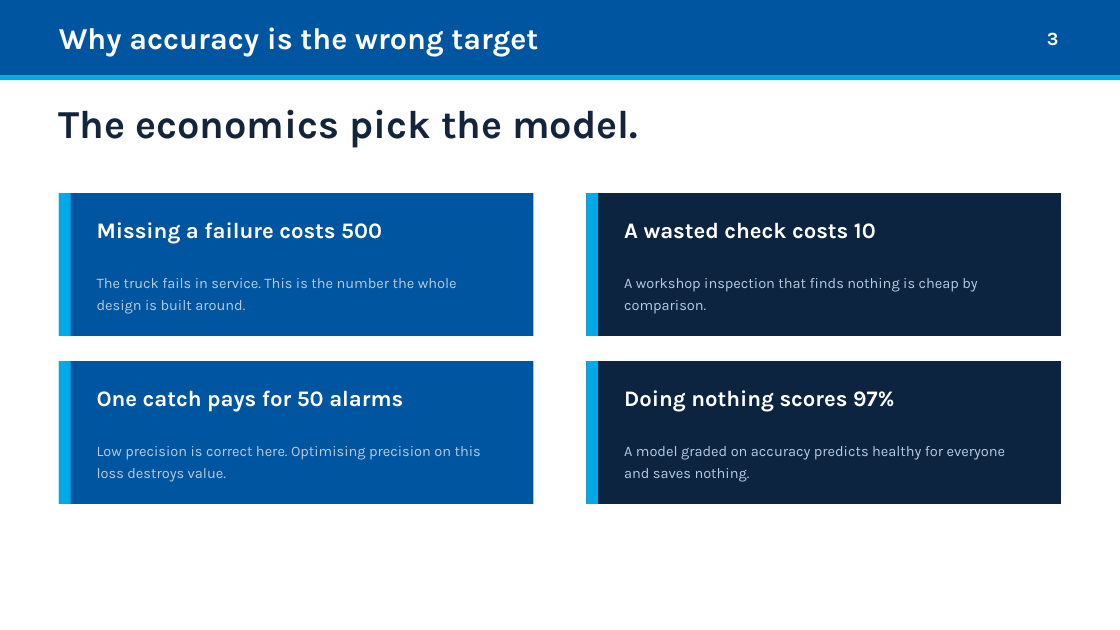
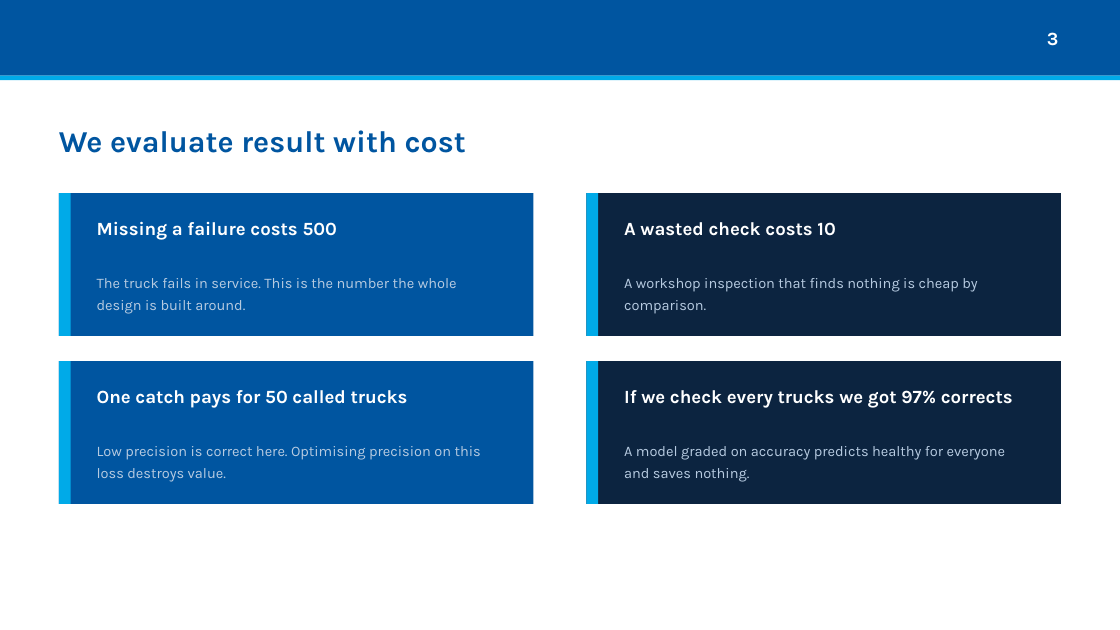
Before and after one commit to jiramethtmt/predictive-maintenance-time-series, a slide deck: slide 4 of docs/predictive-maintenance-tomastech.pptx (slide 3 before the commit). Drawn at 1120x630 pixels with LibreOffice and Linux fonts; fonts in the diff are those of the drawing. Boxes give left, top, right and bottom in pixels: in the first picture for what was removed or moved away, otherwise in the second. Text is boxed around its words. In the diff, an @@ line names an element or a change of style, - is before the commit and + after.

Commit message:
Chart the catch rate and the benchmark, and keep the current deck files

```diff
--- a/docs/predictive-maintenance-tomastech.pptx
+++ b/docs/predictive-maintenance-tomastech.pptx
@@ text removed at box(59, 27, 538, 57) @@
-Why accuracy is the wrong target
@@ text at box(59, 130, 466, 153): text changed; size 34 to 26 pt; text colour #14243A to #0055A0 @@
-The economics pick the model.
+We evaluate result with cost
@@ text "Missing a failure costs 500" at box(97, 221, 337, 240): size 19 to 16 pt @@
@@ text "A wasted check costs 10" at box(624, 222, 835, 236): size 19 to 16 pt @@
@@ text at box(97, 390, 408, 408): text changed; size 19 to 16 pt @@
-One catch pays for 50 alarms
+One catch pays for 50 called trucks
@@ text at box(624, 390, 1013, 408): text changed; size 19 to 16 pt @@
-Doing nothing scores 97%
+If we check every trucks we got 97% corrects
```
Also in this commit, not shown: 7 other slides changed, 1 slide added, 3 slides removed, 3 other files.
